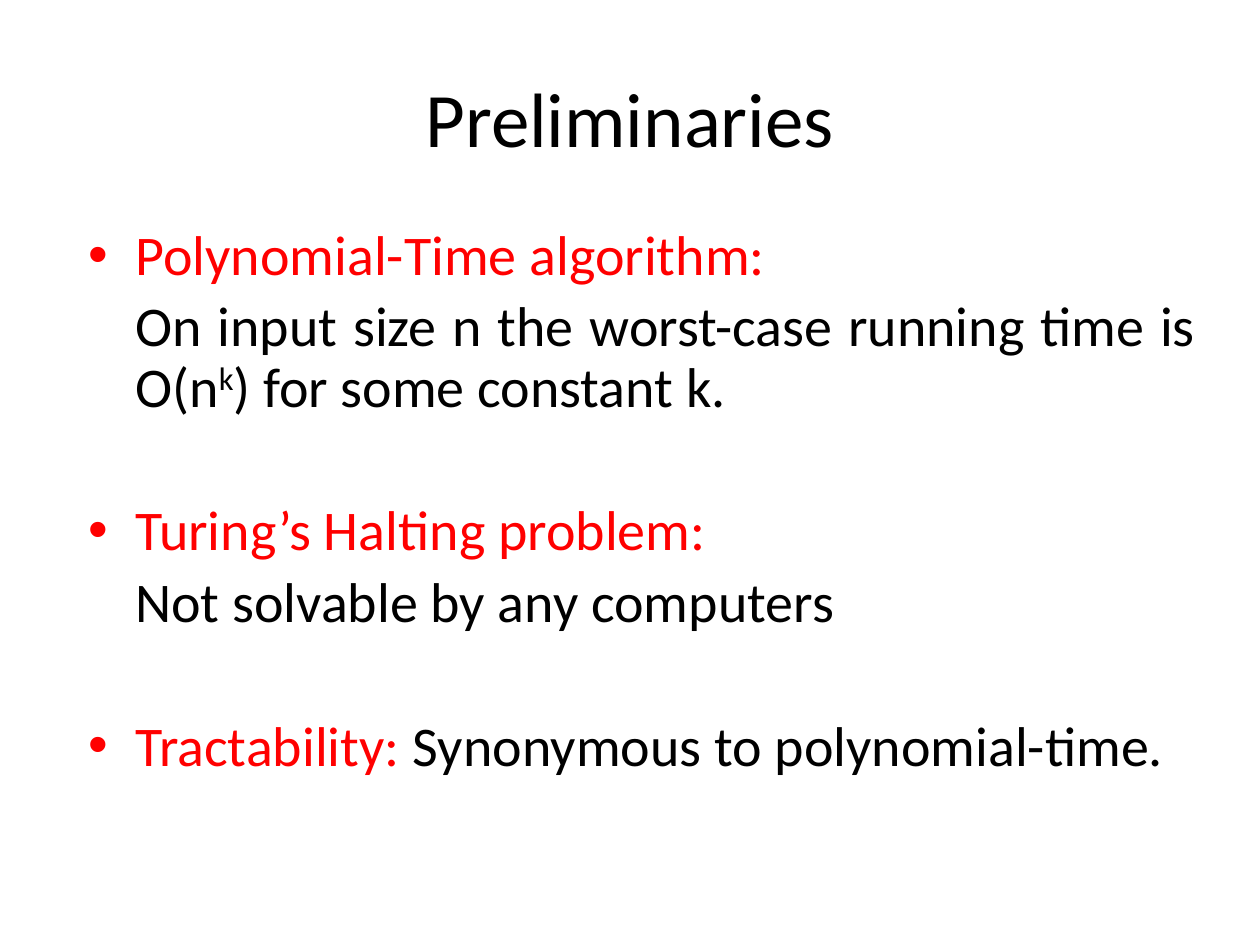
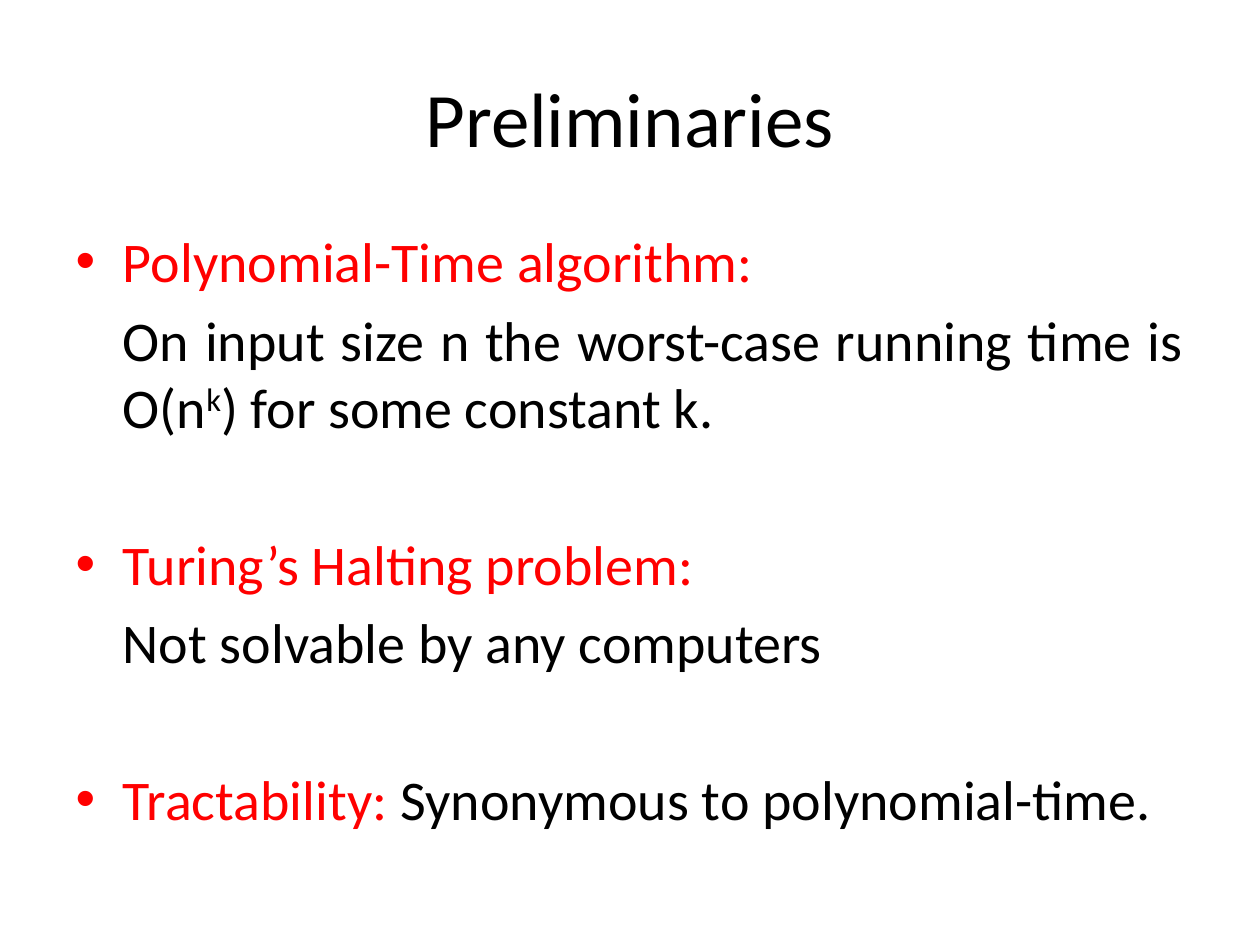
Before and after one commit to jackfrost13/HITK-SEM04, a slide deck: slide 2 of CSEN2201/NP-Completeness [Autosaved].pptx. Drawn at 1260x945 pixels with LibreOffice and Linux fonts; fonts in the diff are those of the drawing. Boxes give left, top, right and bottom in pixels: in the first picture for what was removed or moved away, otherwise in the second. Text is boxed around its words. In the diff, an @@ line names an element or a change of style, - is before the commit and + after.

```diff
--- a/CSEN2201/NP-Completeness [Autosaved].pptx
+++ b/CSEN2201/NP-Completeness [Autosaved].pptx
@@ text "Polynomial-Time algorithm:": place and size @@
-text "Polynomial-Time algorithm:" at (135,236,1195,775)
+text "Polynomial-Time algorithm:" at (123,243,1183,829)
@@ text "Polynomial-Time algorithm:" at (123,243,1183,829): line spacing 0.9 to 1; more space between paragraphs; indent changed @@
```
Also in this commit, not shown: 21 other files.
